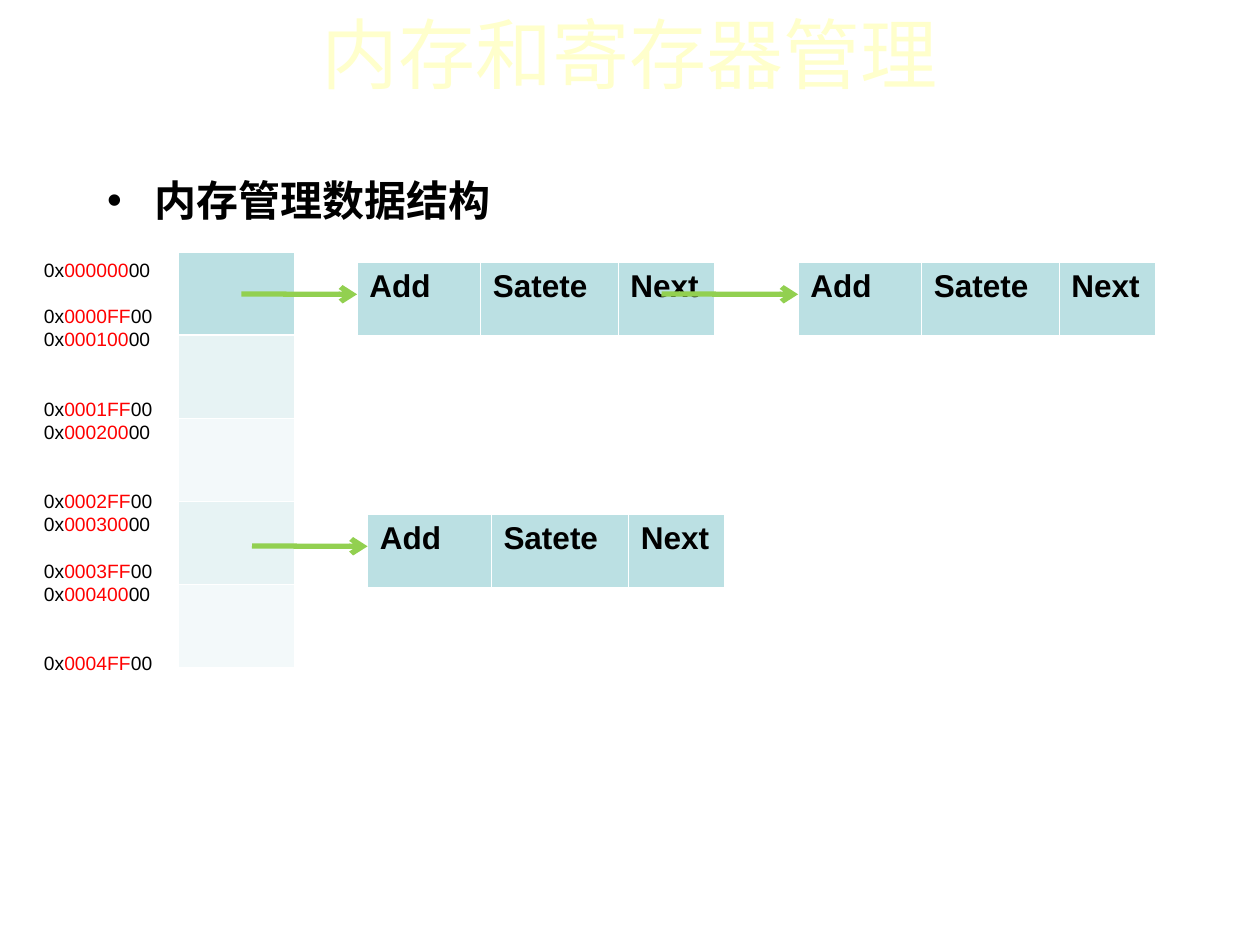
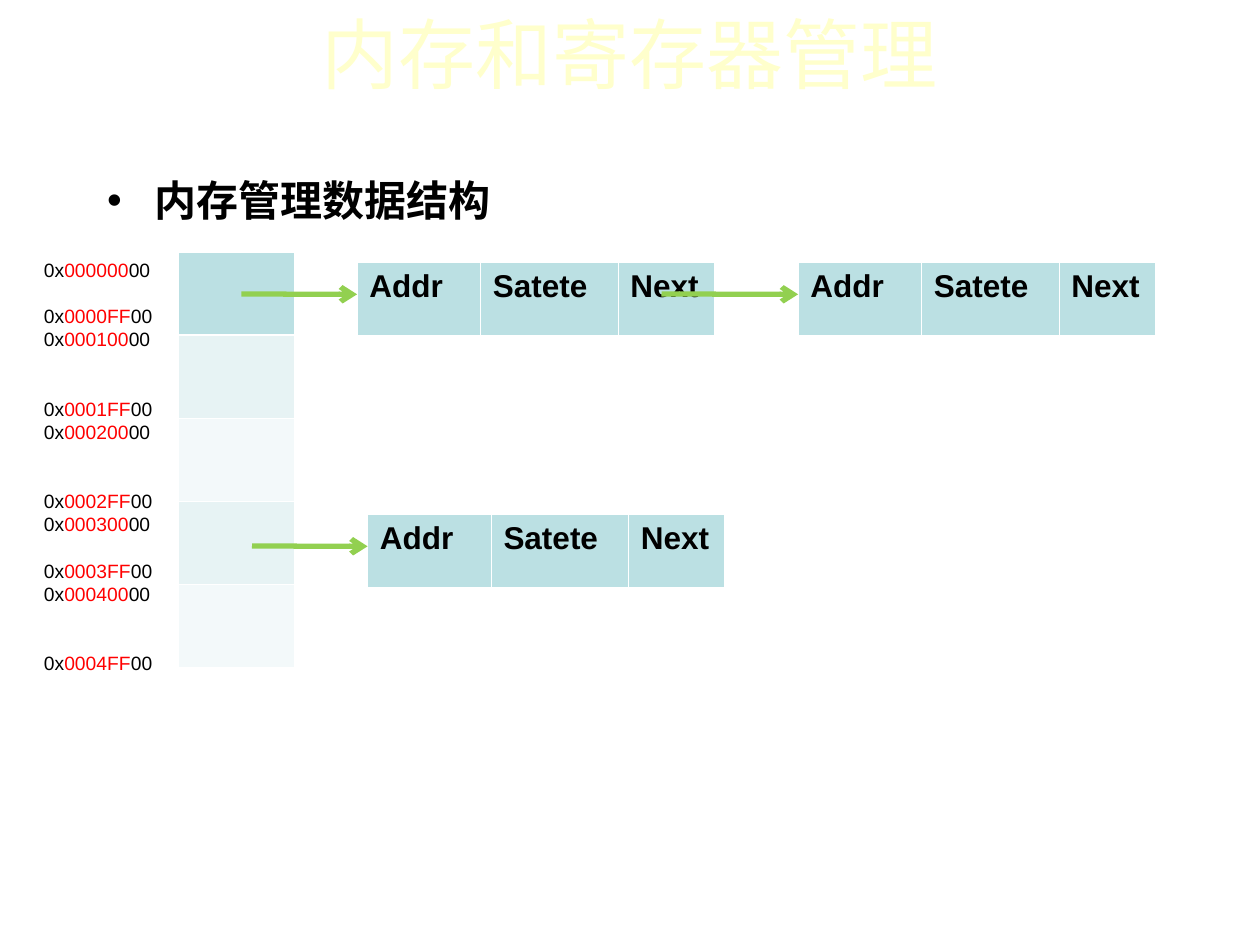
Before and after one commit to iidx/devilheart, a slide deck: slide 11 of doc/TaintAnalysis.ppt. Drawn at 1260x945 pixels with LibreOffice and Linux fonts; fonts in the diff are those of the drawing; background and template pictures are left out. Boxes give left, top, right and bottom in pixels: in the first picture for what was removed or moved away, otherwise in the second. Text is boxed around its words. In the diff, an @@ line names an element or a change of style, - is before the commit and + after.

```diff
--- a/doc/TaintAnalysis.ppt
+++ b/doc/TaintAnalysis.ppt
@@ table at [357,262,713,335] @@
-row 1, column 1: Add
+row 1, column 1: Addr
@@ table at [798,262,1154,335] @@
-row 1, column 1: Add
+row 1, column 1: Addr
@@ table at [368,514,724,587] @@
-row 1, column 1: Add
+row 1, column 1: Addr
```
Also in this commit, not shown: 6 other slides changed, 1 slide added.
